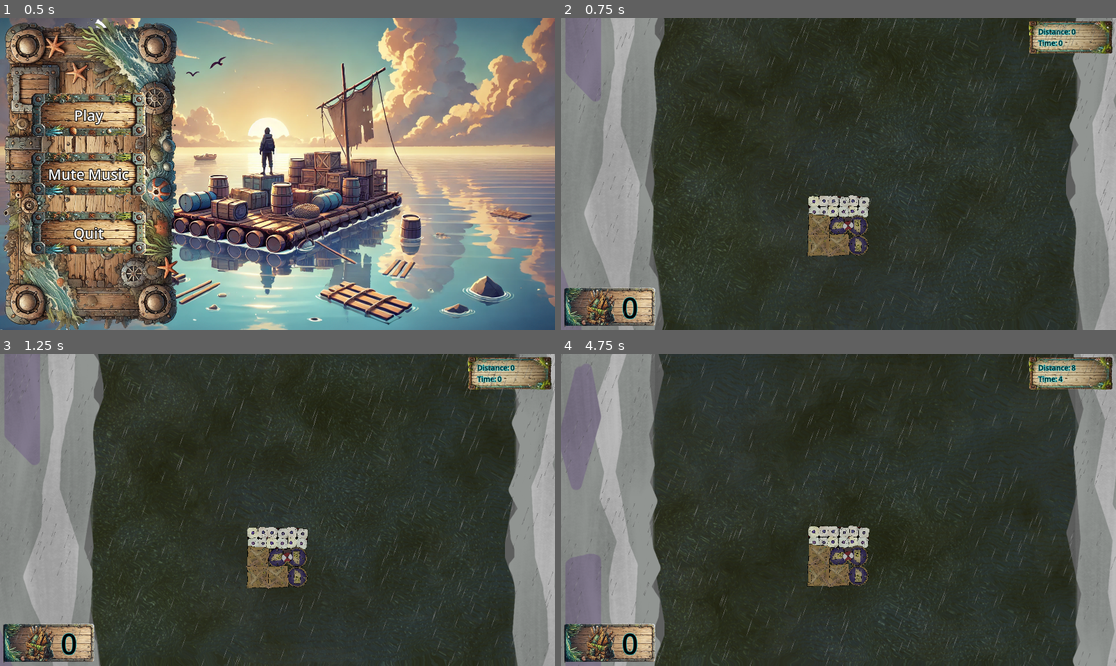
Above: before the commit, frames 1-4 (two rows, left to right).
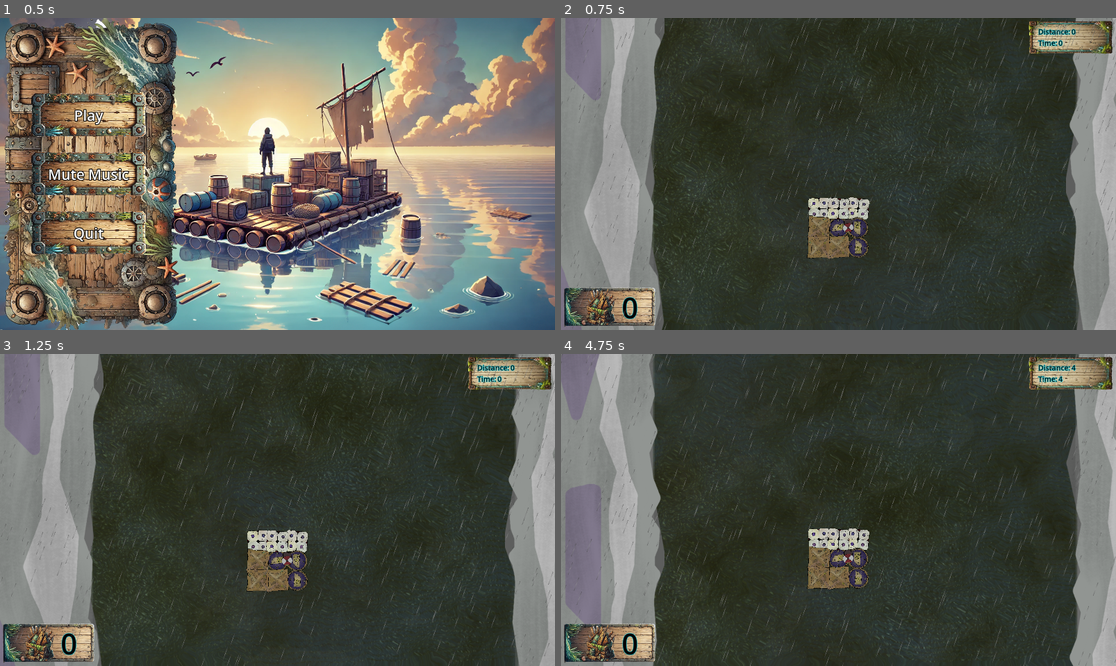
Above: after the commit, the same moments.

Repository: ARCsweden/GameJam2024FallA
Game: Godot game, scene res://UI/main_menu.tscn
Two runs of this game, one before a commit and one after it. Both use one fixed random seed, a clock stepped at 60 frames per second and the inputs below. The engine's default icon, where the game draws it, is replaced by a stand-in: a white triangle on a blue panel in a dark square. Sound files missing from this copy of the repository are replaced by a short silence.
Inputs (mouse positions are in pixels of both pictures, inside the frame that each line leads up to):
- Up to frame 1 (0.5 s): no input
- Up to frame 2 (0.75 s): click "Play" at 0.5 s
- Up to frame 3 (1.25 s): no input
- Up to frame 4 (4.75 s): tap Enter (DebugRebuild) at 1.25 s; move the mouse to (960, 494) at 1.27 s; click (960, 494) at 1.42 s; move the mouse to (727, 525) at 2.02 s; click (727, 525) at 2.17 s; move the mouse to (894, 441) at 2.77 s; click (894, 441) at 2.92 s; move the mouse to (810, 572) at 3.52 s; click (810, 572) at 3.67 s; move the mouse to (1005, 556) at 4.27 s; click (1005, 556) at 4.42 s

Frame 1 is identical in both runs. In frame 2, 1.4% of the frame differs, in the area x 1-100%, y 0-100%; in frame 3, 3.7%; in frame 4, 10%, in the area x 0-100%, y 0-100%.

Commit message:
small balance

Diff:
--- a/dontdrowntogether/Scripts/Global.gd
+++ b/dontdrowntogether/Scripts/Global.gd
@@ -69,4 +69,4 @@
 const raft_start_radius : int = 1 # layers outside the center tile. 1 = 3x3 square
 
 const river_force : float = 20.0
-const river_acc : float = 0.0 # Amount that river_force increases every second
+const river_acc : float = 0.006 # Amount that river_force increases every second
--- a/dontdrowntogether/Scripts/raft_body.gd
+++ b/dontdrowntogether/Scripts/raft_body.gd
@@ -35,7 +35,7 @@
 	set_collision_mask_value(3, true)
 	_create_starting_area(starting_area_squares)
 	SignalBus.paddle.connect(_on_paddle)
-	set_axis_velocity(Vector2(0,-300))
+	set_axis_velocity(Vector2(0,-200))
 
 	mass = Global.raft_mass
 	angular_damp = Global.raft_angular_damping
